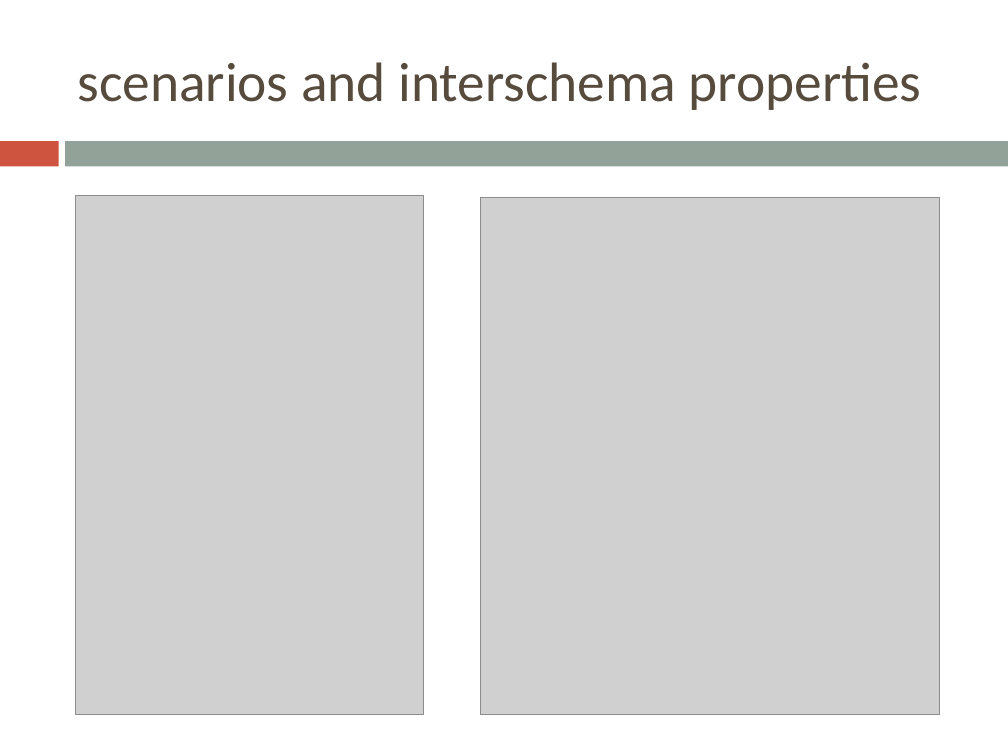
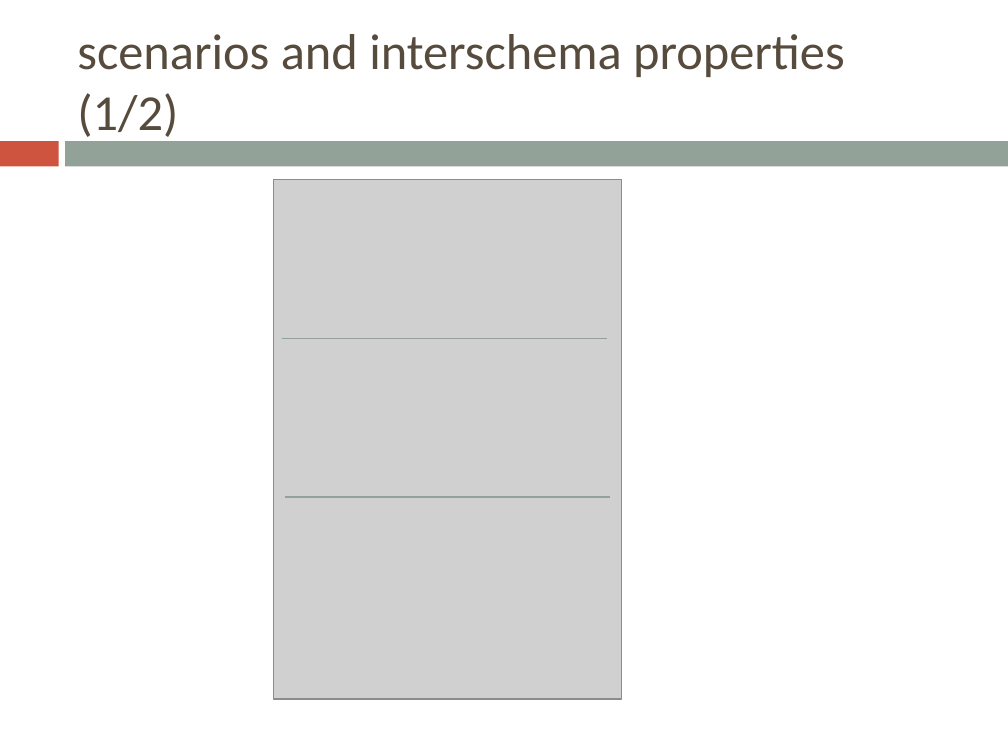
Before and after one commit to bugxd/DBTech, a slide deck: slide 7 of Assignment_4.pptx. Drawn at 1008x756 pixels with LibreOffice and Linux fonts; fonts in the diff are those of the drawing; grey boxes stand for pictures. Boxes give left, top, right and bottom in pixels: in the first picture for what was removed or moved away, otherwise in the second. Text is boxed around its words. In the diff, an @@ line names an element or a change of style, - is before the commit and + after.

```diff
--- a/Assignment_4.pptx
+++ b/Assignment_4.pptx
@@ title at [77,34,845,137]: text changed; size 39.6 to 36 pt @@
-scenarios and interschema properties
+scenarios and interschema properties (1/2)
@@ picture: place and size @@
-picture at [76,196,423,715]
+picture at [274,179,622,699]
@@ picture removed at [480,198,939,716] @@
@@ line added from (282, 339) to (607, 339), #93A299 0.79 pt @@
@@ line added from (285, 497) to (611, 497), #93A299 0.79 pt @@
```
Also in this commit, not shown: 1 slide added, 1 other file.
